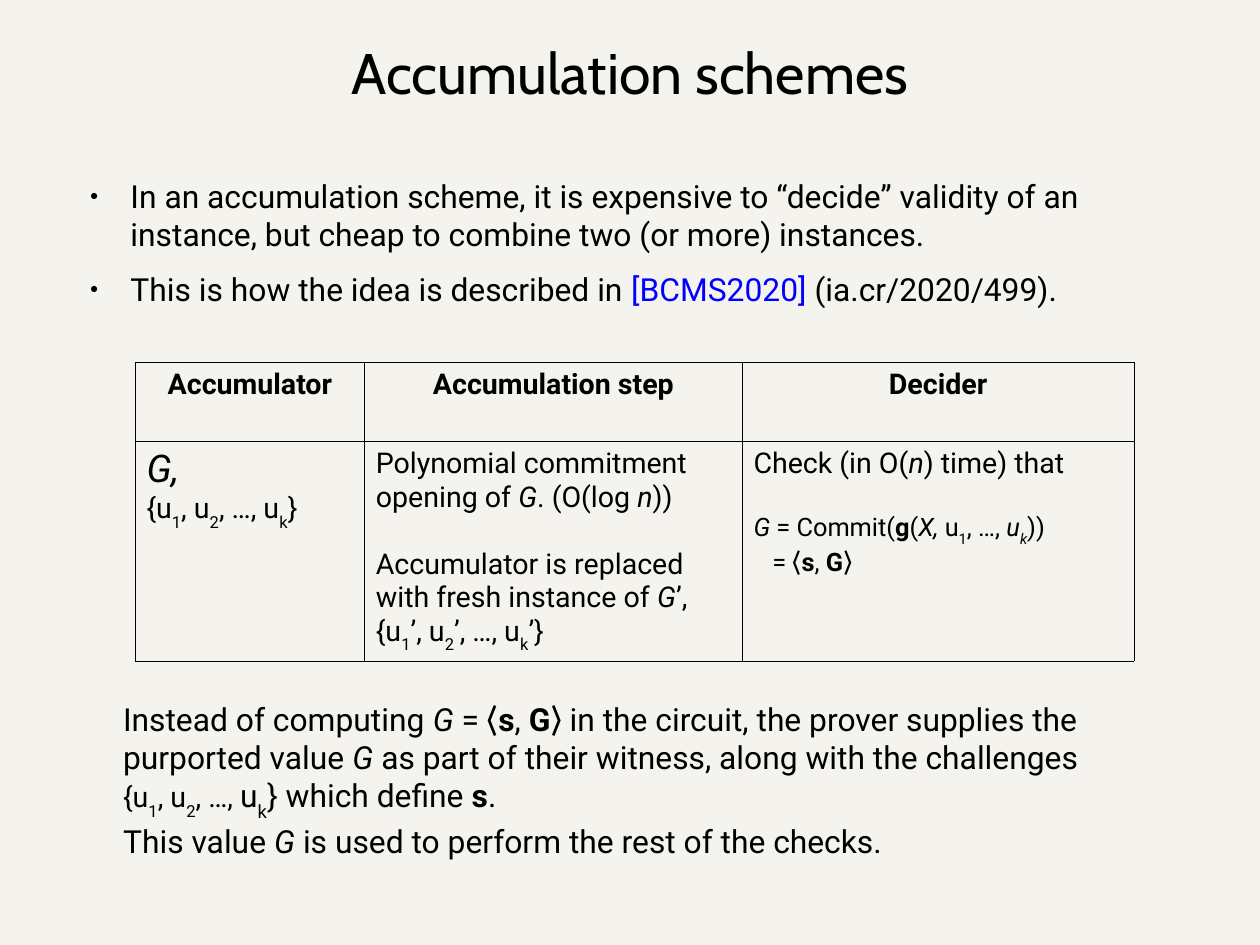
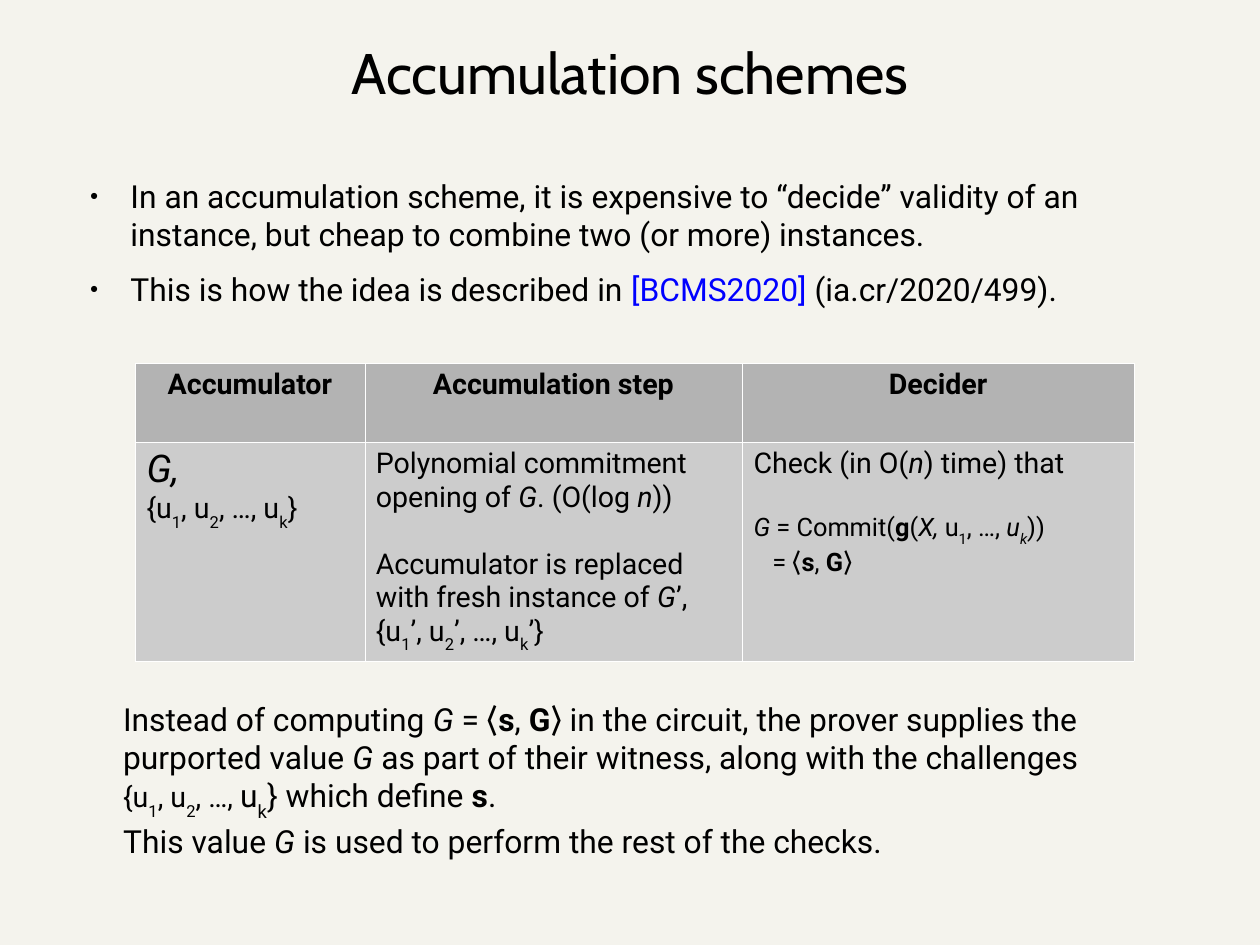
Before and after one commit to daira/halographs, a slide deck: slide 35 of deepdive.odp. Drawn at 1260x945 pixels with LibreOffice and Linux fonts; fonts in the diff are those of the drawing. Boxes give left, top, right and bottom in pixels: in the first picture for what was removed or moved away, otherwise in the second. Text is boxed around its words. In the diff, an @@ line names an element or a change of style, - is before the commit and + after.

```diff
--- a/deepdive.odp
+++ b/deepdive.odp
@@ table at box(135, 362, 1134, 657) @@
@@ fill none to #B3B3B3 in row 1 @@
@@ fill none to #CCCCCC in row 2 @@
@@ borders changed @@
```
Also in this commit, not shown: 7 other slides changed, 2 slides added, 2 slides removed, 1 other file.
